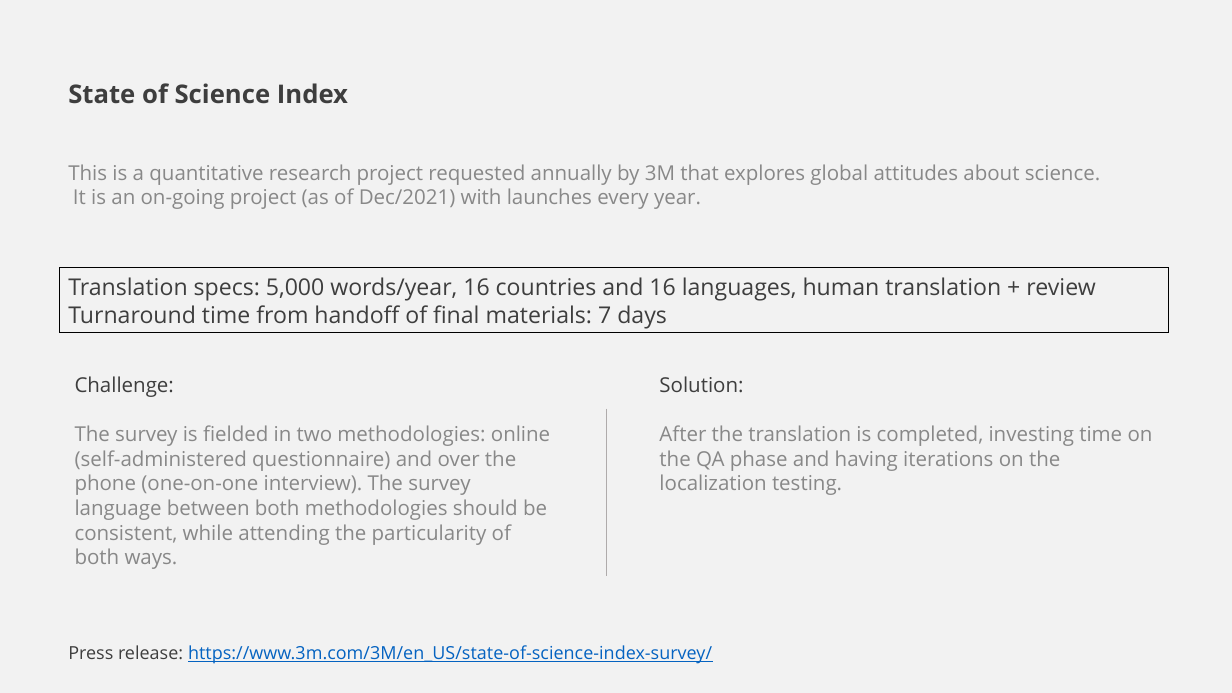
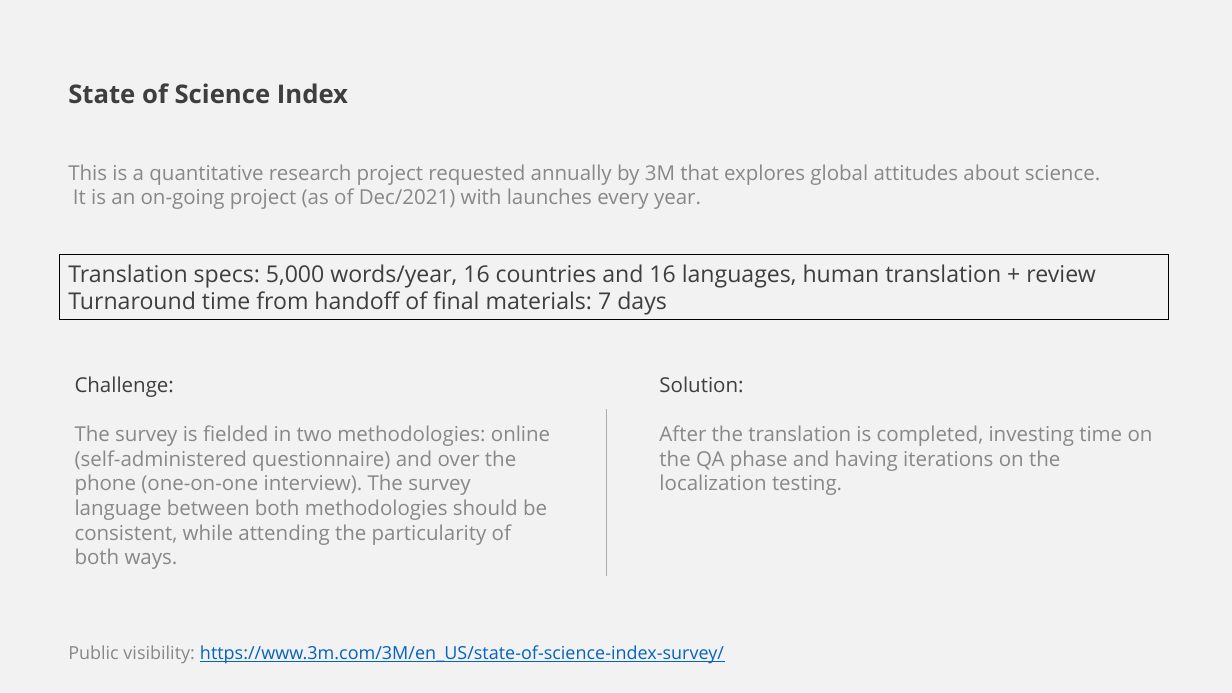
Before and after one commit to miriankimura/miriankimura, a slide deck: slide 1 of files/State of Science Index.pptx. Drawn at 1232x693 pixels with LibreOffice and Linux fonts; fonts in the diff are those of the drawing. Boxes give left, top, right and bottom in pixels: in the first picture for what was removed or moved away, otherwise in the second. Text is boxed around its words. In the diff, an @@ line names an element or a change of style, - is before the commit and + after.

```diff
--- a/files/State of Science Index.pptx
+++ b/files/State of Science Index.pptx
@@ rectangle "Translation specs: 5,000 words/year, 16 ...": place and size @@
-rectangle "Translation specs: 5,000 words/year, 16 ..." at [59,268,1169,334]
+rectangle "Translation specs: 5,000 words/year, 16 ..." at [59,254,1169,320]
@@ text at [68,645,724,664]: text changed @@
-Press release: https://www.3m.com/3M/en_US/state-of-science-index-survey/
+Public visibility: https://www.3m.com/3M/en_US/state-of-science-index-survey/
```
Also in this commit, not shown: 10 other files.
